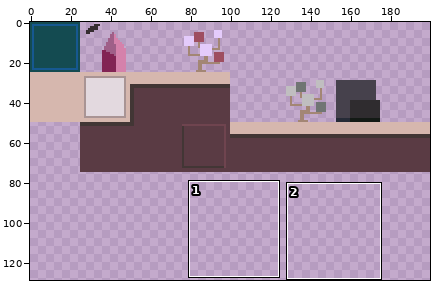
File history of a sprite sheet, assets/block.png. Above: a wide view before the commit, with the close-up outlined.
Close-up. Earlier state:
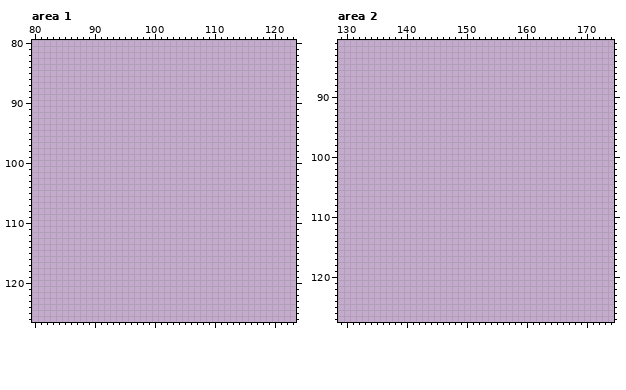
The file is 200x200 pixels. Shown: area 1: x 80..123, y 80..126; area 2: x 129..174, y 81..127. The wide view leaves out empty margins. The commit also changed other parts of the picture, which this record leaves out.
The result:
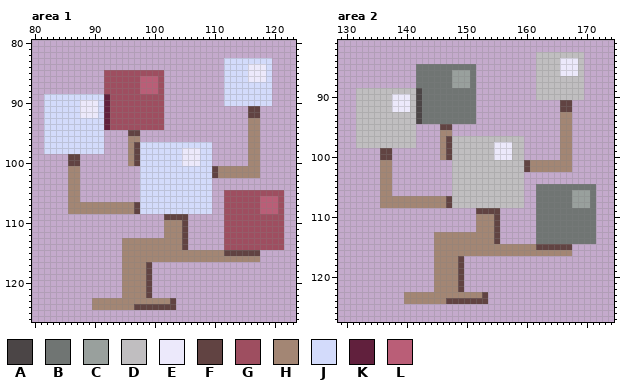
Palette (. is transparent): A #4b4546  B #707573  C #99a09d  D #c0bec0  E #ece9fb  F #614342  G #9e4e60  H #a38674  J #d3dbfb  K #61203d  L #ba5e77
Difference:
Area 1:
y 83: x 112..119 ........ -> JJJJJJJJ
y 84: x 112..119 ........ -> JJJJEEEJ
y 85: x 92..101 .......... -> GGGGGGGGGG; x 112..119 ........ -> JJJJEEEJ
y 86: x 92..101 .......... -> GGGGGGLLLG; x 112..119 ........ -> JJJJEEEJ
y 87..88: x 92..101 .......... -> GGGGGGLLLG; x 112..119 ........ -> JJJJJJJJ
y 89: x 82..101 .................... -> JJJJJJJJJJKGGGGGGGGG; x 112..119 ........ -> JJJJJJJJ
y 90: x 82..101 .................... -> JJJJJJEEEJKGGGGGGGGG; x 112..119 ........ -> JJJJJJJJ
y 91..92: x 82..101 .................... -> JJJJJJEEEJKGGGGGGGGG; x 116..117 .. -> FF
y 93..94: x 82..101 .................... -> JJJJJJJJJJKGGGGGGGGG; x 116..117 .. -> HH
y 95: x 82..91 .......... -> JJJJJJJJJJ; x 96..97 .. -> FF; x 116..117 .. -> HH
y 96: x 82..91 .......... -> JJJJJJJJJJ; x 96..97 .. -> HH; x 116..117 .. -> HH
y 97: x 82..91 .......... -> JJJJJJJJJJ; x 96..109 .............. -> HFJJJJJJJJJJJJ; x 116..117 .. -> HH
y 98: x 82..91 .......... -> JJJJJJJJJJ; x 96..109 .............. -> HFJJJJJJJEEEJJ; x 116..117 .. -> HH
y 99..100: x 86..87 .. -> FF; x 96..109 .............. -> HFJJJJJJJEEEJJ; x 116..117 .. -> HH
y 101..102: x 86..87 .. -> HH; x 98..117 .................... -> JJJJJJJJJJJJFHHHHHHH
y 103..104: x 86..87 .. -> HH; x 98..109 ............ -> JJJJJJJJJJJJ
y 105: x 86..87 .. -> HH; x 98..109 ............ -> JJJJJJJJJJJJ; x 112..121 .......... -> GGGGGGGGGG
y 106: x 86..87 .. -> HH; x 98..109 ............ -> JJJJJJJJJJJJ; x 112..121 .......... -> GGGGGGLLLG
y 107..108: x 86..109 ........................ -> HHHHHHHHHHHFJJJJJJJJJJJJ; x 112..121 .......... -> GGGGGGLLLG
y 109: x 102..105 .... -> FFFF; x 112..121 .......... -> GGGGGGGGGG
y 110..112: x 102..105 .... -> HHHF; x 112..121 .......... -> GGGGGGGGGG
y 113..114: x 95..105 ........... -> HHHHHHHHHHF; x 112..121 .......... -> GGGGGGGGGG
y 115: x 95..117 ....................... -> HHHHHHHHHHHHHHHHHFFFFFF
y 116: x 95..117 ....................... -> HHHHHHHHHHHHHHHHHHHHHHH
y 117..122: x 95..99 ..... -> HHHHF
y 123: x 90..103 .............. -> HHHHHHHHHHHHHF
y 124: x 90..103 .............. -> HHHHHHHFFFFFFF
Area 2:
y 83: x 162..169 ........ -> DDDDDDDD
y 84: x 162..169 ........ -> DDDDEEED
y 85: x 142..151 .......... -> BBBBBBBBBB; x 162..169 ........ -> DDDDEEED
y 86: x 142..151 .......... -> BBBBBBCCCB; x 162..169 ........ -> DDDDEEED
y 87..88: x 142..151 .......... -> BBBBBBCCCB; x 162..169 ........ -> DDDDDDDD
y 89: x 132..151 .................... -> DDDDDDDDDDABBBBBBBBB; x 162..169 ........ -> DDDDDDDD
y 90: x 132..151 .................... -> DDDDDDEEEDABBBBBBBBB; x 162..169 ........ -> DDDDDDDD
y 91..92: x 132..151 .................... -> DDDDDDEEEDABBBBBBBBB; x 166..167 .. -> FF
y 93..94: x 132..151 .................... -> DDDDDDDDDDABBBBBBBBB; x 166..167 .. -> HH
y 95: x 132..141 .......... -> DDDDDDDDDD; x 146..147 .. -> FF; x 166..167 .. -> HH
y 96: x 132..141 .......... -> DDDDDDDDDD; x 146..147 .. -> HH; x 166..167 .. -> HH
y 97: x 132..141 .......... -> DDDDDDDDDD; x 146..159 .............. -> HFDDDDDDDDDDDD; x 166..167 .. -> HH
y 98: x 132..141 .......... -> DDDDDDDDDD; x 146..159 .............. -> HFDDDDDDDEEEDD; x 166..167 .. -> HH
y 99..100: x 136..137 .. -> FF; x 146..159 .............. -> HFDDDDDDDEEEDD; x 166..167 .. -> HH
y 101..102: x 136..137 .. -> HH; x 148..167 .................... -> DDDDDDDDDDDDFHHHHHHH
y 103..104: x 136..137 .. -> HH; x 148..159 ............ -> DDDDDDDDDDDD
y 105: x 136..137 .. -> HH; x 148..159 ............ -> DDDDDDDDDDDD; x 162..171 .......... -> BBBBBBBBBB
y 106: x 136..137 .. -> HH; x 148..159 ............ -> DDDDDDDDDDDD; x 162..171 .......... -> BBBBBBCCCB
y 107..108: x 136..159 ........................ -> HHHHHHHHHHHFDDDDDDDDDDDD; x 162..171 .......... -> BBBBBBCCCB
y 109: x 152..155 .... -> FFFF; x 162..171 .......... -> BBBBBBBBBB
y 110..112: x 152..155 .... -> HHHF; x 162..171 .......... -> BBBBBBBBBB
y 113..114: x 145..155 ........... -> HHHHHHHHHHF; x 162..171 .......... -> BBBBBBBBBB
y 115: x 145..167 ....................... -> HHHHHHHHHHHHHHHHHFFFFFF
y 116: x 145..167 ....................... -> HHHHHHHHHHHHHHHHHHHHHHH
y 117..122: x 145..149 ..... -> HHHHF
y 123: x 140..153 .............. -> HHHHHHHHHHHHHF
y 124: x 140..153 .............. -> HHHHHHHFFFFFFF
Pixel boxes of the changes (left, top, right, bottom) in both close-ups:
added: (44, 58, 284, 310)
added: (356, 52, 596, 304)
